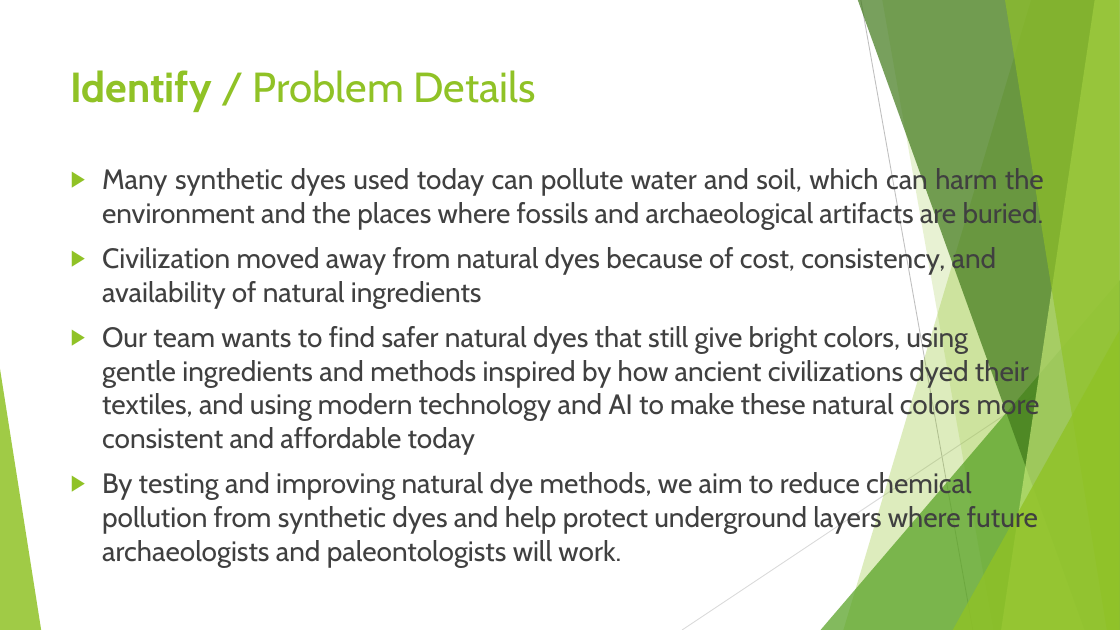
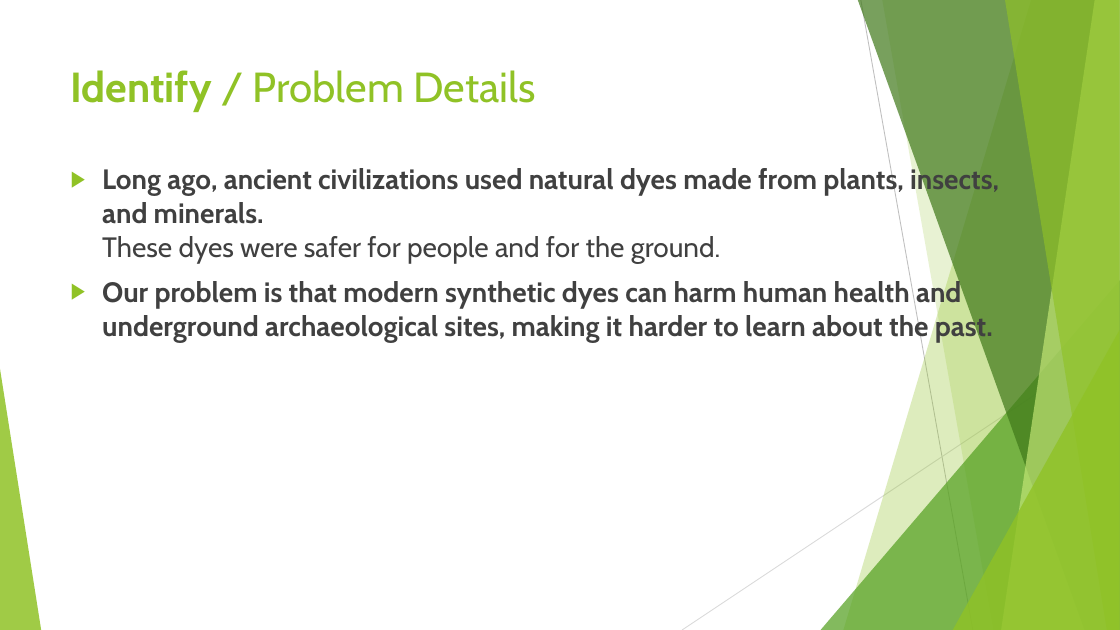
Before and after one commit to LegoRisingStars/Challenge2025, a slide deck: slide 4 of Presentations/Unearthed Innovation Project - Rising Stars.pptx. Drawn at 1120x630 pixels with LibreOffice and Linux fonts; fonts in the diff are those of the drawing. Boxes give left, top, right and bottom in pixels: in the first picture for what was removed or moved away, otherwise in the second. Text is boxed around its words. In the diff, an @@ line names an element or a change of style, - is before the commit and + after.

```diff
--- a/Presentations/Unearthed Innovation Project - Rising Stars.pptx
+++ b/Presentations/Unearthed Innovation Project - Rising Stars.pptx
@@ text at [102, 166, 999, 342]: text changed; bold on @@
-▶ Many synthetic dyes used today can pollute water and soil, which can harm the environment and the places where fossils and archaeological artifacts are buried.
-▶ Civilization moved away from natural dyes because of cost, consistency, and availability of natural ingredients
-▶ Our team wants to find safer natural dyes that still give bright colors, using gentle ingredients and methods inspired by how ancient civilizations dyed their textiles, and using modern technology and AI to make these natural colors more consistent and affordable today
-▶ By testing and improving natural dye methods, we aim to reduce chemical pollution from synthetic dyes and help protect underground layers where future archaeologists and paleontologists will work.
+▶ Long ago, ancient civilizations used natural dyes made from plants, insects, and minerals.
+  These dyes were safer for people and for the ground.
+▶ Our problem is that modern synthetic dyes can harm human health and underground archaeological sites, making it harder to learn about the past.
```
Also in this commit, not shown: 2 other slides changed, 2 other files.
